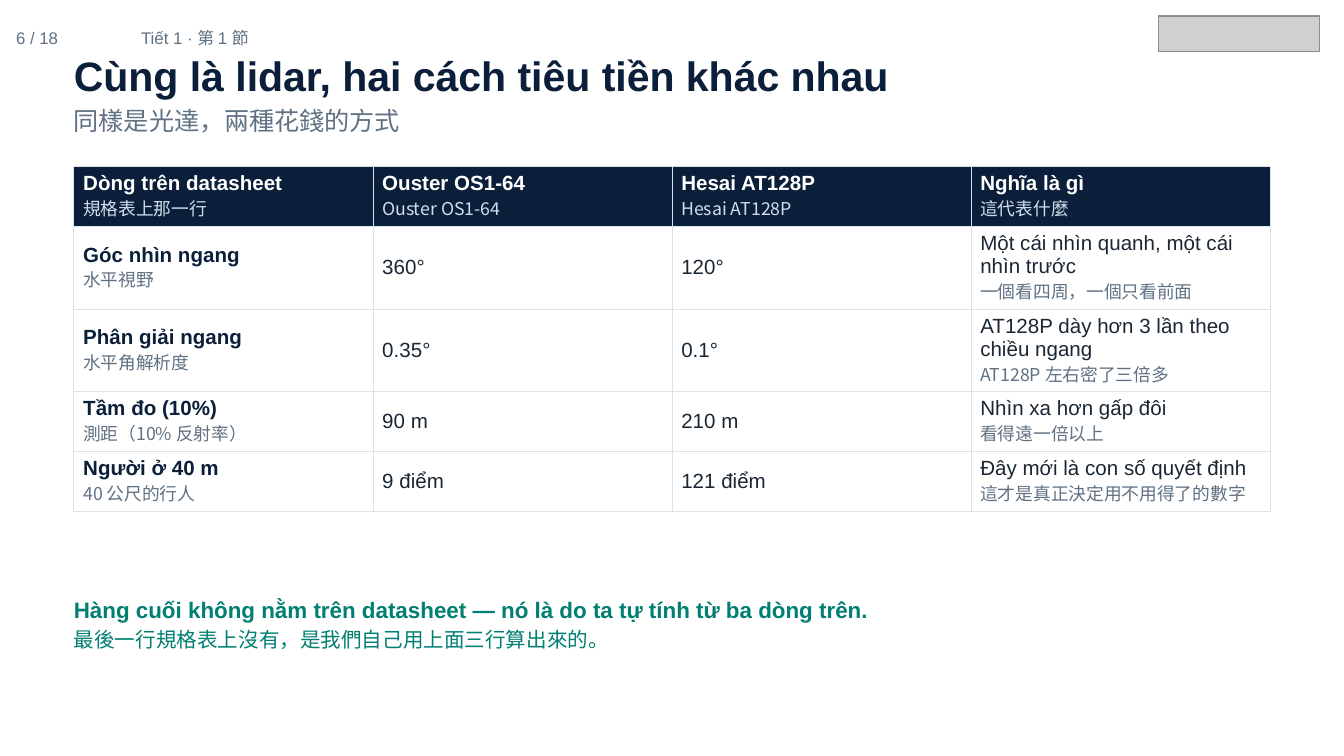
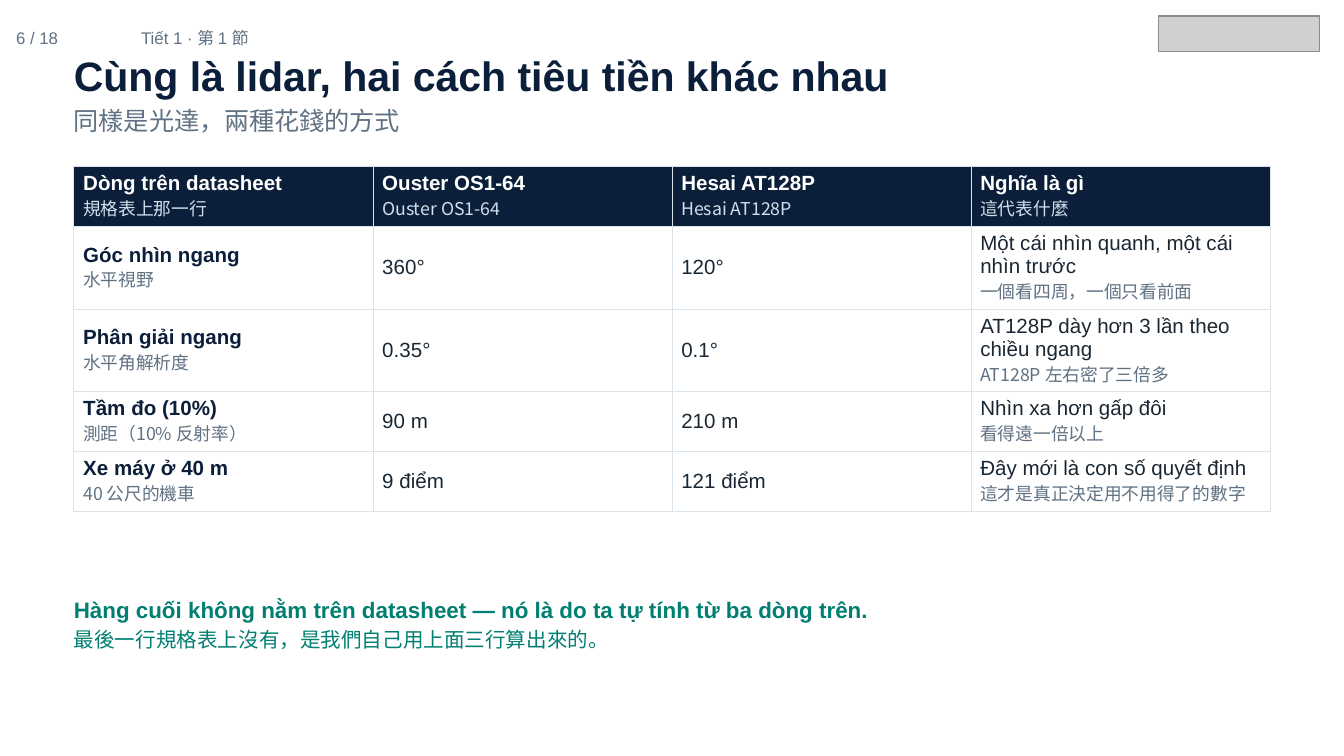
Before and after one commit to ch-neural/MITUST-Principles-of-Self-Driving-Cars, a slide deck: slide 6 of 第五週(10-08)/第五週_第1節_簡報.pptx. Drawn at 1344x756 pixels with LibreOffice and Linux fonts; fonts in the diff are those of the drawing; grey boxes stand for pictures. Boxes give left, top, right and bottom in pixels: in the first picture for what was removed or moved away, otherwise in the second. Text is boxed around its words. In the diff, an @@ line names an element or a change of style, - is before the commit and + after.

```diff
--- a/第五週(10-08)/第五週_第1節_簡報.pptx
+++ b/第五週(10-08)/第五週_第1節_簡報.pptx
@@ table at [74,167,1273,506] @@
-row 5, column 1: Người ở 40 m / 40 公尺的行人
+row 5, column 1: Xe máy ở 40 m / 40 公尺的機車
```
Also in this commit, not shown: 1 other slide changed, 6 other files.
